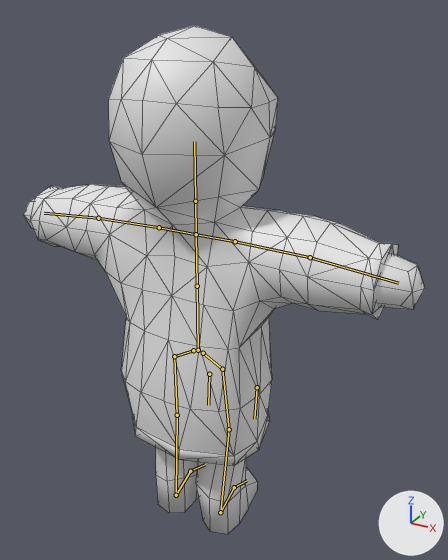
The Blender file Assets/Resources/Models/Angel.blend as it was, and as the next commit left it.
Before and after are seen from a 50 mm lens placed at (5.43, -8.85, 9.92), pointed at (0.48, 0.14, 5.43). Lighting does not change. The marker at lower right points along +X, +Y and +Z. The bones that bend it are drawn over the model as lines. Mesh edges are drawn as thin lines.

Names of what the first picture shows: 'Body', 'Hoodie'.
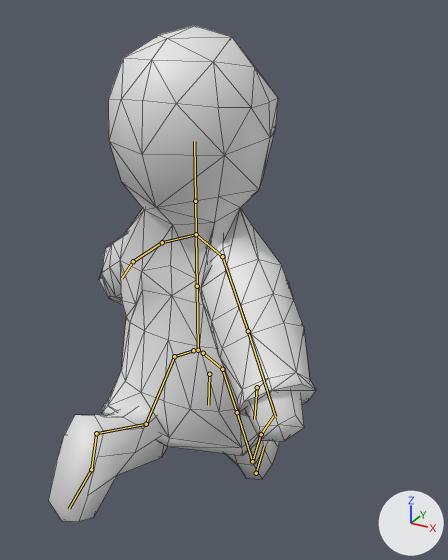
The newer file adds an action. The first version stands in its rest pose; the second is drawn at frame 0 of the action 'ArmatureAction'.

Where the change shows, as pixel boxes [x1, y1, x2, y2] in the pictures (448 x 560 px):
'Hoodie', posed (41% narrower)
    before: [30, 26, 398, 466]
    after: [99, 26, 316, 456]
'Body', posed
    before: [23, 198, 425, 534]
    after: [49, 237, 304, 522]
bone 'shoulderBone.L', root to tip
    before: (196, 234) to (159, 227)
    after: (196, 234) to (162, 242)
bone 'armBone.L', root to tip
    before: (159, 227) to (98, 218)
    after: (162, 242) to (133, 261)
bone 'handBone.L', root to tip
    before: (98, 218) to (44, 213)
    after: (133, 261) to (122, 278)
bone 'shoulderBone.R', root to tip
    before: (196, 234) to (235, 241)
    after: (196, 234) to (222, 256)
bone 'armBone.R', root to tip
    before: (235, 241) to (310, 257)
    after: (222, 256) to (248, 331)
bone 'handBone.R', root to tip
    before: (310, 257) to (398, 283)
    after: (248, 331) to (275, 416)
bone 'legIK.L', root to tip
    before: (176, 495) to (190, 471)
    after: (96, 433) to (91, 469)
bone 'legIK.R', root to tip
    before: (220, 512) to (234, 487)
    after: (256, 473) to (264, 446)

The change in detail:
Bone 'shoulderBone.L' (bone_shoulderbone_l) turns from (0, 0, 0) to (21, 0, 0) degrees about its own x, y and z.
Bone 'armBone.L' (bone_armbone_l) turns from (0, 0, 0) to (13, 9, 23) degrees about its own x, y and z.
Bone 'handBone.L' (bone_handbone_l) turns from (0, 0, 0) to (1, 8, 11) degrees about its own x, y and z.
Bone 'shoulderBone.R' (bone_shoulderbone_r) turns from (0, 0, 0) to (17, 30, 31) degrees about its own x, y and z.
Bone 'armBone.R' (bone_armbone_r) turns from (0, 0, 0) to (16, 12, 29) degrees about its own x, y and z.
Bone 'handBone.R' (bone_handbone_r) turns from (0, 0, 0) to (-9, -7, 1) degrees about its own x, y and z.
Bone 'legIK.L' (bone_legik_l) moves from (0.0, 0.0, 0.0) to (3.67, -1.23, -0.09).
Bone 'legIK.L' (bone_legik_l) turns from (0, 0, 0) to (1, -2, 126) degrees about its own x, y and z.
Bone 'legIK.R' (bone_legik_r) moves from (0.0, 0.0, 0.0) to (-0.74, 1.53, -0.01).
Bone 'legIK.R' (bone_legik_r) turns from (0, 0, 0) to (0, 0, -30) degrees about its own x, y and z.
